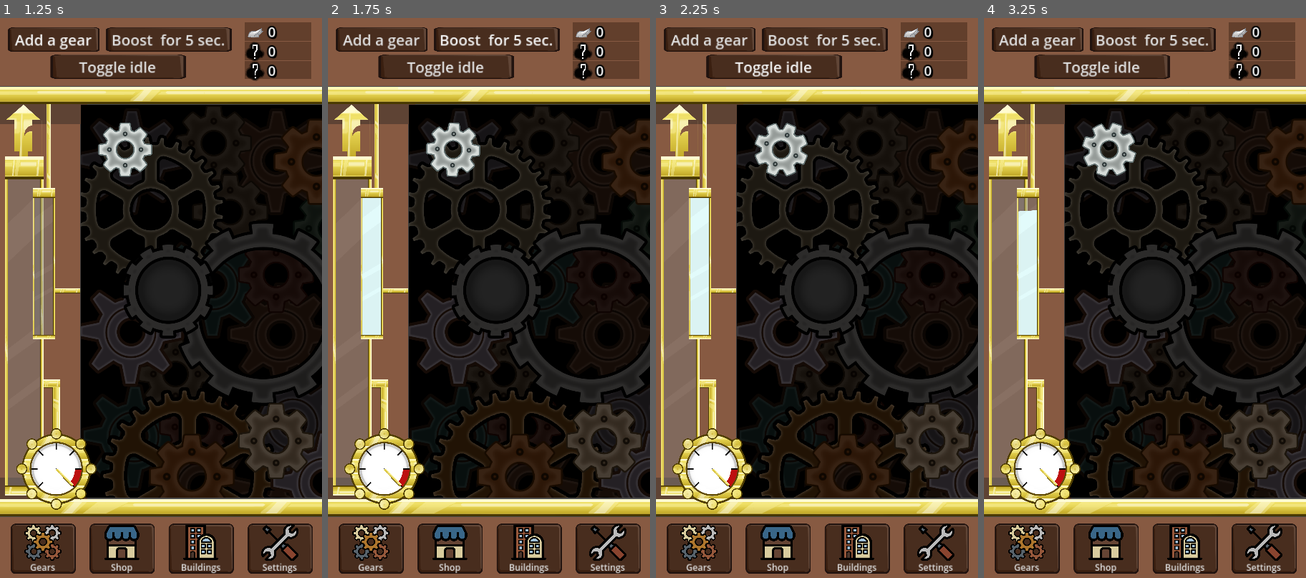
Above: before the commit, frames 1-4 (left to right).
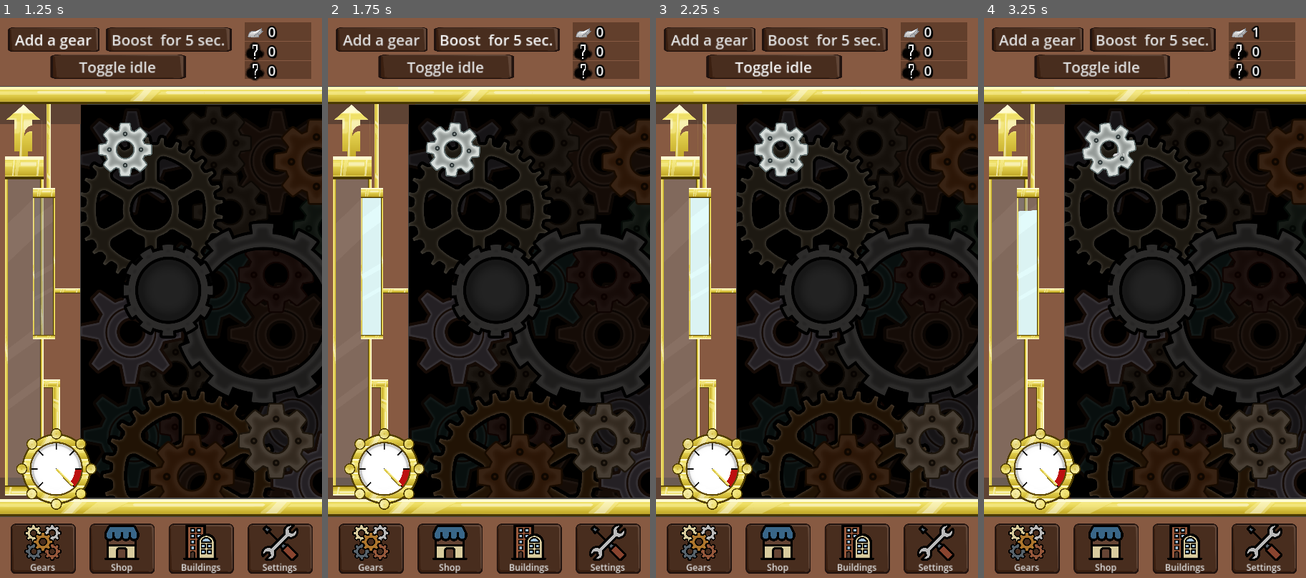
Above: after the commit, the same moments.

Repository: IIS-Mobile/PGiAnUP_zima_2024_stacjonarne_Catblast_Studio
Game: Godot game, scene res://scenes/main.tscn
Same seed, same stepped clock (60 frames per second), same inputs: the game is played once before the commit and once after it.
Inputs (mouse positions are in pixels of both pictures, inside the frame that each line leads up to):
- Up to frame 1 (1.25 s): click "Add a gear" at 0.5 s
- Up to frame 2 (1.75 s): click "Boost for 5 sec." at 1.25 s
- Up to frame 3 (2.25 s): click "Toggle idle" at 2 s
- Up to frame 4 (3.25 s): click (1183, 303) at 2.75 s

Frame 1 is identical in both runs. In frame 2, 0.2% of the frame differs, in the area x 30-48%, y 18-29%; in frame 3, 0.7%; in frame 4, 0.8%, in the area x 30-86%, y 1-29%.

Commit message:
gear speed multiplier

Diff:
--- a/global.gd
+++ b/global.gd
@@ -9,7 +9,7 @@
 
 const MAX_GEARS = 80
 const GEARS_PER_ROW = 4
-const TIERS_AMOUNT = GEARS_PER_ROW*2
+const TIERS_AMOUNT = GEARS_PER_ROW * 2
 const SLOWDOWN_FACTOR = 0.005
 const ROTATION_ANGLE = 30
 const IDLE_SPEED = 0.1
@@ -19,6 +19,7 @@
 var taps_count = 0
 var idle = false
 var phases := []
+var speed_multiplier := 1.0
 var speed := 0.0
 var buffer := 0.0
 var count := 0
@@ -51,20 +52,10 @@
 var current_top_tiers = [0,0,0,0,0,0,0,0,0,0]
 var current_top_resource = 0
 
-
-
-func gcd(a: float, b: float) -> float:
-	if(b == 0.0):
-		return a
-	return gcd(b, fmod(a, b))
-
-func lcm(a: float, b: float) -> float:
-	return (a / gcd(a, b)) * b
-
-
+# function takes gear index and returns a fraction of base speed
 func ratio_function(i: int) -> float:
 	#return 1.0 / pow(2.0, i)
-	return 0.5 / (1.2 * i + 1.0)
+	return 1.0 / (i + 1)
 
 func _physics_process(_delta: float) -> void:
 	if not count:
@@ -76,16 +67,18 @@
 		speed = max(speed - SLOWDOWN_FACTOR, 0.0)
 	if idle and speed < IDLE_SPEED:
 		buffer = min(buffer + SLOWDOWN_FACTOR, IDLE_SPEED)
-	var phase_inc = speed * speed * ROTATION_ANGLE
+	var phase_inc = speed_multiplier * speed * speed * ROTATION_ANGLE
 	#TODO: should handle case when does not exist yet?
 	var container = get_node("/root/Node2D/UI/VBoxContainer/CurrentView/GearsView/ScrollContainer/GearContainer/Gears")
 	for child in container.get_children():
 		if child is Gear:
-			var prev_phase = phases[child.index]
-			phases[child.index] = fmod(phases[child.index] + phase_inc * ratio_function(child.index), 360.0)
+			var rots = (phases[child.index] + phase_inc * min(ratio_function(child.index), 1.0)) / 360.0 as int
+			phases[child.index] = fmod(phases[child.index] + phase_inc * min(ratio_function(child.index), 1.0), 360.0)
 			child.get_node("Sprite").rotation_degrees = phases[child.index]
-			if prev_phase > phases[child.index]:
+			#TODO: display +rots instead of +1 rots times
+			for _r in range(0, rots):
 				child.handle_resource_popup()
+				#not sure if they are not stacking (replace signal with function?)
 				emit_signal("rotation_completed", child.index)
 
 func handle_idling(idling_time):
--- a/scenes/main.gd
+++ b/scenes/main.gd
@@ -8,14 +8,13 @@
 	$UI/VBoxContainer/CurrentView/GearsView/ScrollContainer/GearContainer.add_gear()
 
 func _on_gear_container_rotation_completed(index: int) -> void:
+
 	var resource_name = Global.resource_names[index / Global.TIERS_AMOUNT]
 	var tier = index % Global.TIERS_AMOUNT
 	Global.resources[resource_name][tier] += 1
 
-
 func _on_boost_button_pressed() -> void:
 	Global.buffer += 5 * Engine.physics_ticks_per_second * Global.SLOWDOWN_FACTOR
-
 
 func _on_idle_button_pressed() -> void:
 	if Global.taps_count >= Global.STEAM_LIMIT:
Renamed: assets/art/resources/1_tin/Tin_T1.png -> assets/art/resources/1_tin/tin_T1.png
Not shown, changed: assets/art/resources/1_tin/tin_T1.png.import
Renamed: assets/art/resources/1_tin/Tin_T2.png -> assets/art/resources/1_tin/tin_T2.png
Not shown, changed: assets/art/resources/1_tin/tin_T2.png.import
Renamed: assets/art/resources/1_tin/Tin_T3.png -> assets/art/resources/1_tin/tin_T3.png
Not shown, changed: assets/art/resources/1_tin/tin_T3.png.import
Renamed: assets/art/resources/1_tin/Tin_T4.png -> assets/art/resources/1_tin/tin_T4.png
Not shown, changed: assets/art/resources/1_tin/tin_T4.png.import
Renamed: assets/art/resources/1_tin/Tin_T5.png -> assets/art/resources/1_tin/tin_T5.png
Not shown, changed: assets/art/resources/1_tin/tin_T5.png.import
Renamed: assets/art/resources/1_tin/Tin_T6.png -> assets/art/resources/1_tin/tin_T6.png
Not shown, changed: assets/art/resources/1_tin/tin_T6.png.import
(and 36 more such lines)
